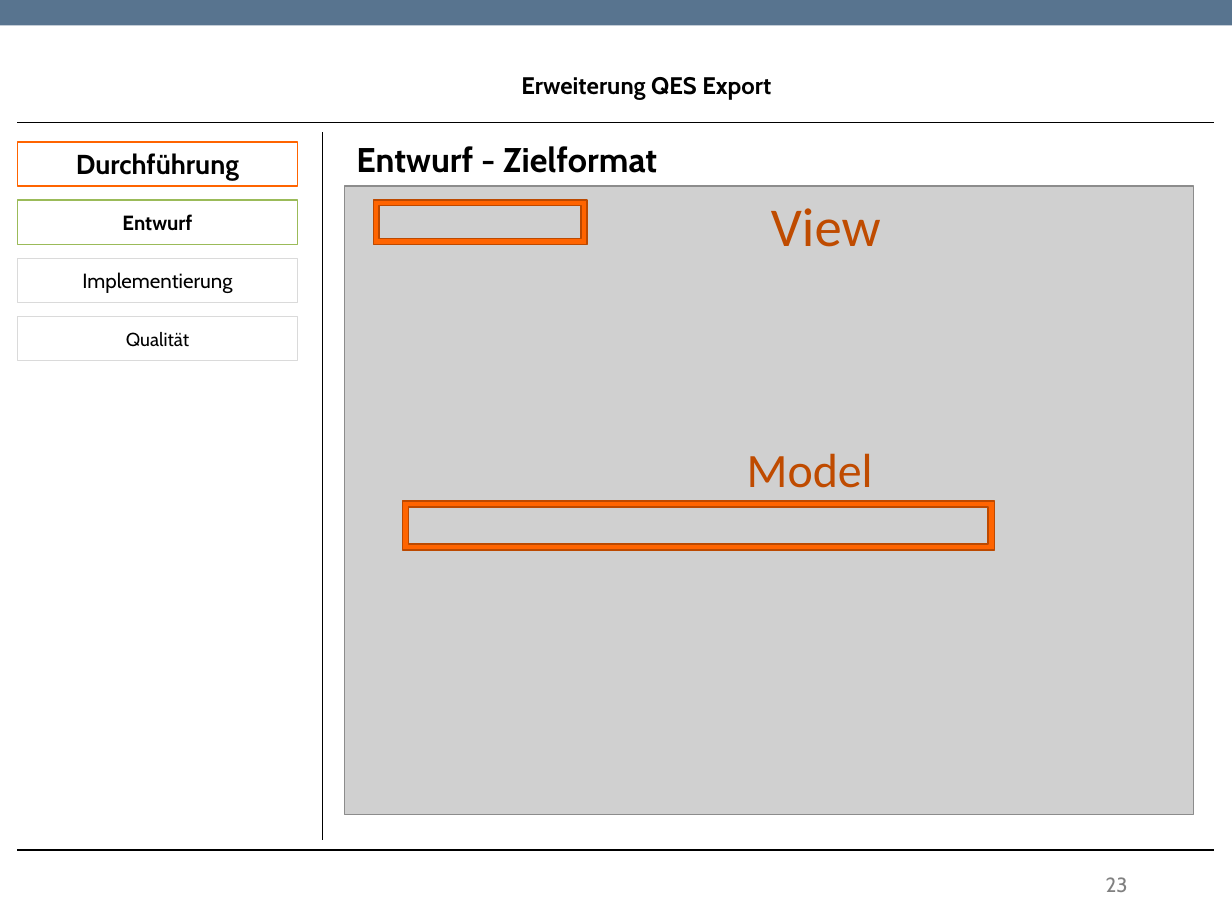
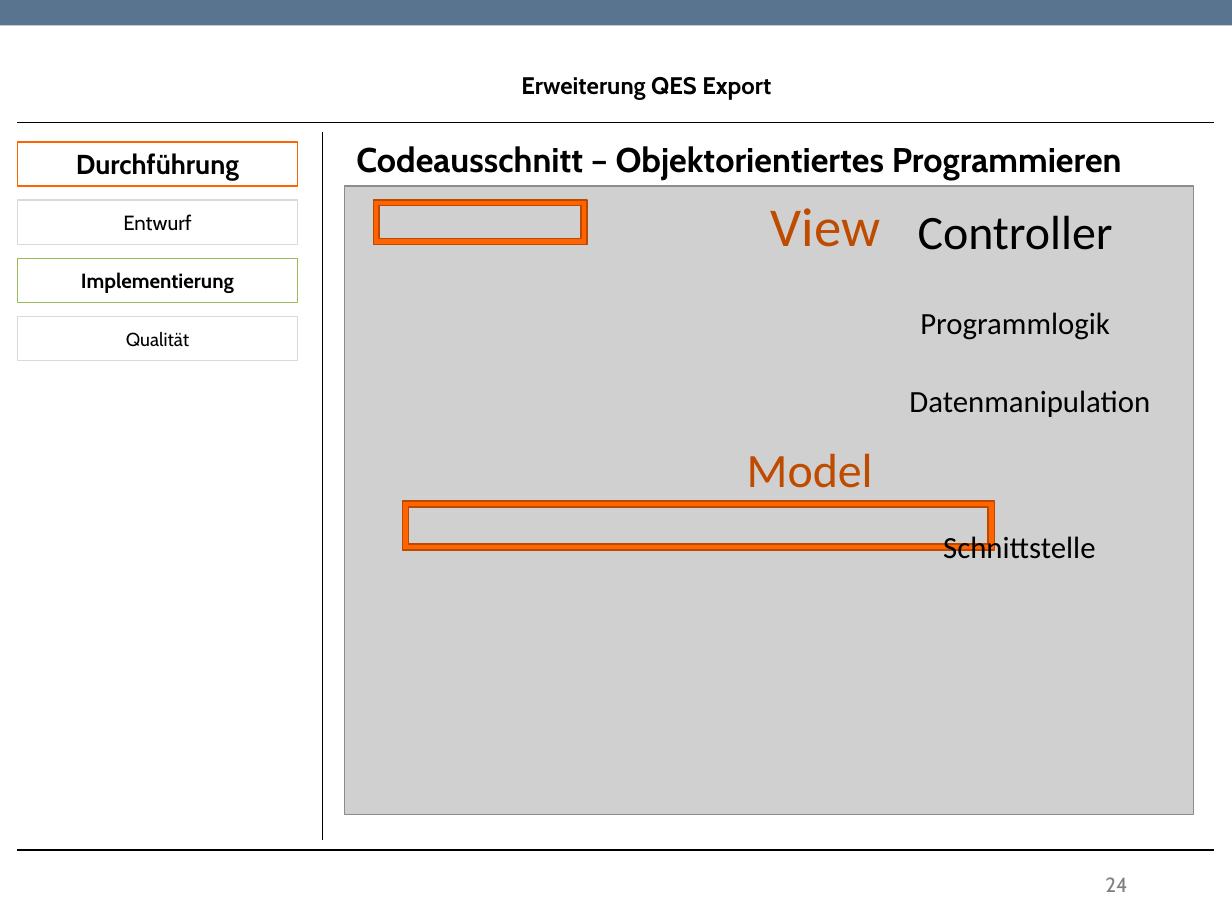
Before and after one commit to TwoHorus/dbExelExportLaravel, a slide deck: slide 24 of DOC/Fachgespraech.pptx (slide 23 before the commit). Drawn at 1232x924 pixels with LibreOffice and Linux fonts; fonts in the diff are those of the drawing; grey boxes stand for pictures; background and template pictures are left out. Boxes give left, top, right and bottom in pixels: in the first picture for what was removed or moved away, otherwise in the second. Text is boxed around its words. In the diff, an @@ line names an element or a change of style, - is before the commit and + after.

```diff
--- a/DOC/Fachgespraech.pptx
+++ b/DOC/Fachgespraech.pptx
@@ text at box(356, 146, 1122, 180): text changed @@
-Entwurf - Zielformat
+Codeausschnitt – Objektorientiertes Programmieren
@@ rectangle "Entwurf" at box(17, 200, 298, 244): bold off; outline #9BBB59 0.85 pt to #DADADA 0.85 pt @@
@@ text added at box(918, 215, 1113, 250), 28 pt, text #000000 @@
+Controller
@@ rectangle "Implementierung" at box(17, 259, 298, 303): bold on; outline #DADADA 0.85 pt to #9BBB59 0.85 pt @@
@@ text added at box(920, 312, 1110, 340), 18 pt, text #000000 @@
+Programmlogik
@@ text added at box(909, 390, 1150, 417), 18 pt, text #000000 @@
+Datenmanipulation
@@ text added at box(943, 532, 1095, 559), 18 pt, text #000000 @@
+Schnittstelle
@@ page number at box(1105, 877, 1127, 892): text changed @@
-23
+24
```
Also in this commit, not shown: 2 other slides changed, 1 slide removed.
